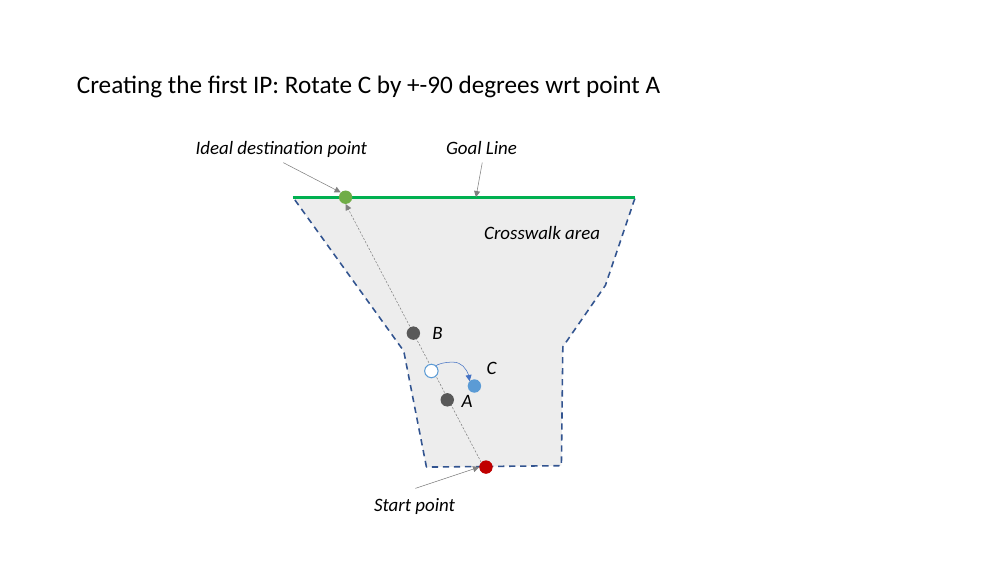
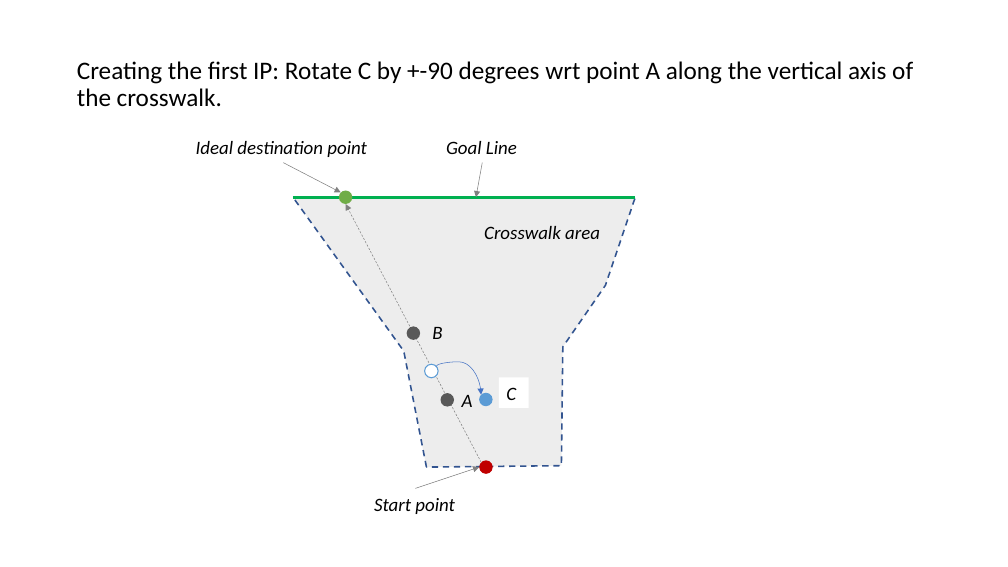
Before and after one commit to adhocmaster/carla-jaywalker-experiments, a slide deck: slide 8 of docs/Soft-Trajectory-Generation.pptx (slide 7 before the commit). Drawn at 1008x567 pixels with LibreOffice and Linux fonts; fonts in the diff are those of the drawing. Boxes give left, top, right and bottom in pixels: in the first picture for what was removed or moved away, otherwise in the second. Text is boxed around its words. In the diff, an @@ line names an element or a change of style, - is before the commit and + after.

```diff
--- a/docs/Soft-Trajectory-Generation.pptx
+++ b/docs/Soft-Trajectory-Generation.pptx
@@ title at box(77, 61, 913, 107): text changed @@
-Creating the first IP: Rotate C by +-90 degrees wrt point A
+Creating the first IP: Rotate C by +-90 degrees wrt point A along the vertical axis of the crosswalk.
@@ curved arrow moved from (436, 366) - (470, 381) to (436, 366) - (481, 395) @@
@@ rectangle "C": place and size @@
-rectangle "C" at box(487, 361, 497, 374)
+rectangle "C" at box(499, 377, 529, 408)
@@ rectangle "C" at box(499, 377, 529, 408): fill none to #FFFFFF @@
@@ ellipse: place and size @@
-ellipse at box(468, 380, 482, 393)
+ellipse at box(479, 393, 493, 407)
```
Also in this commit, not shown: 9 other slides changed, 3 slides added.
